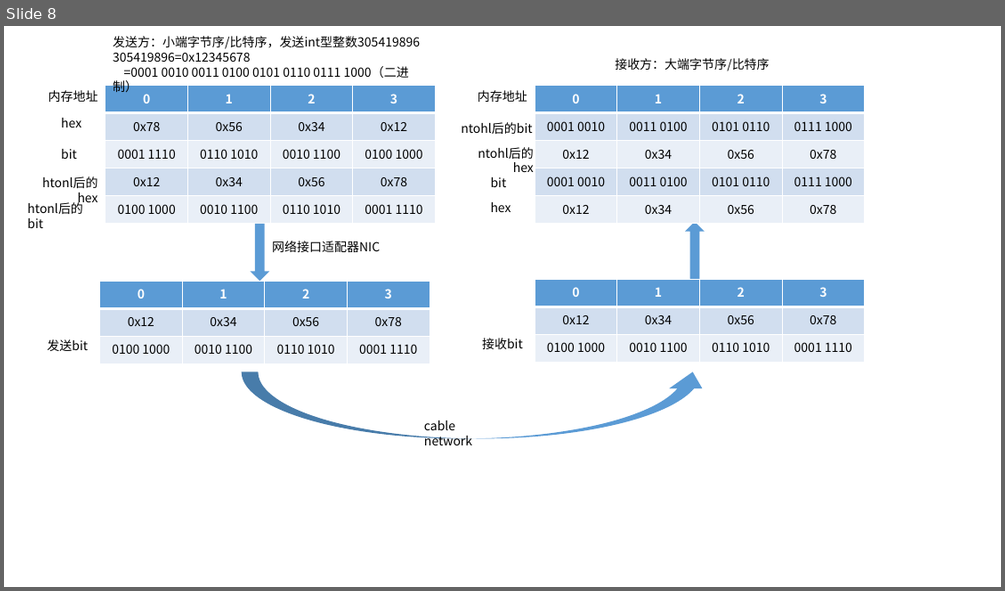
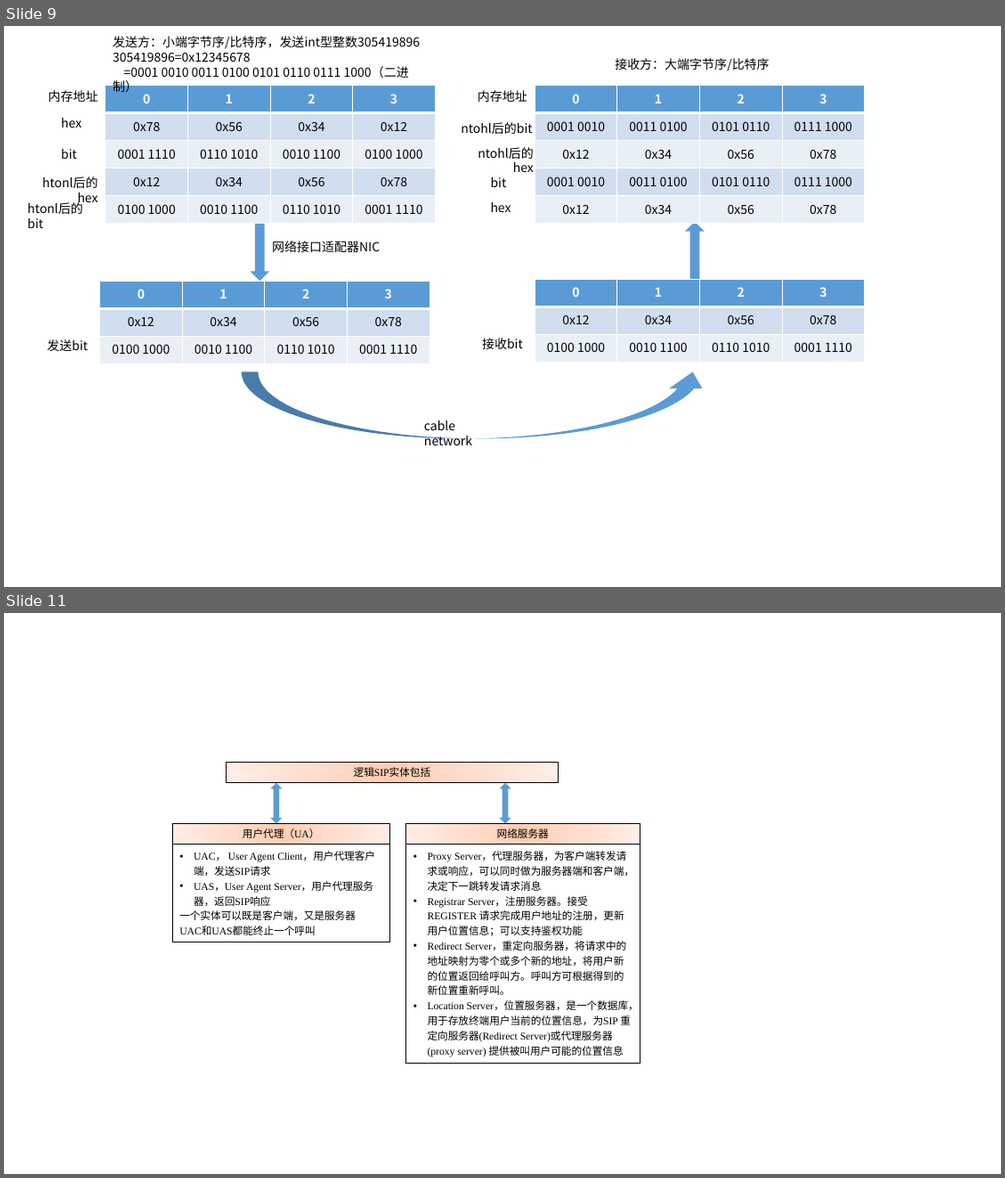
Before and after one commit to mythsaber/Learning-Notes, a slide deck: 音视频编解码.pptx. Shown one above the other, each under a label of ours: slide 8 before the commit, slides 9 and 11 after it; the slides between them are not shown. The pictures are 1005x591 and 1005x1178 pixels, drawn with LibreOffice and Linux fonts; fonts in the diff are those of the drawing. Boxes give left, top, right and bottom in pixels: in the first picture for what was removed or moved away, otherwise in the second. Text is boxed around its words. In the diff, an @@ line names an element or a change of style, - is before the commit and + after.

```diff
--- a/音视频编解码.pptx
+++ b/音视频编解码.pptx
@@ slide 11 added at bbox=[4, 613, 1001, 1174], background #FFFFFF @@
@@ rectangle added at bbox=[226, 763, 558, 783], fill gradient #FFCEB3 to #FFDFCF to #FFEFE7, outline #000000 0.75 pt, 10 pt, text #000000 @@
+逻辑SIP实体包括
@@ up down arrow added at bbox=[270, 783, 283, 824], fill #5B9BD5 @@
@@ up down arrow added at bbox=[499, 783, 511, 824], fill #5B9BD5 @@
@@ rectangle added at bbox=[172, 824, 390, 844], fill gradient #FFCEB3 to #FFDFCF to #FFEFE7, outline #000000 0.75 pt, 10 pt, text #000000 @@
+用户代理（UA）
@@ rectangle added at bbox=[406, 824, 639, 844], fill gradient #FFCEB3 to #FFDFCF to #FFEFE7, outline #000000 0.75 pt, 10 pt, text #000000 @@
+网络服务器
@@ rectangle added at bbox=[172, 844, 390, 942], outline #000000 0.75 pt, 10 pt, text #000000 @@
+• UAC， User Agent Client，用户代理客户端，发送SIP请求
+• UAS，User Agent Server，用户代理服务器，返回SIP响应
+一个实体可以既是客户端，又是服务器
+UAC和UAS都能终止一个呼叫
@@ rectangle added at bbox=[406, 844, 639, 1063], outline #000000 0.75 pt, 10 pt, text #000000 @@
+• Proxy Server，代理服务器，为客户端转发请求或响应，可以同时做为服务器端和客户端，决定下一跳转发请求消息
+• Registrar Server，注册服务器。接受REGISTER 请求完成用户地址的注册，更新用户位置信息；可以支持鉴权功能
+• Redirect Server，重定向服务器，将请求中的地址映射为零个或多个新的地址，将用户新的位置返回给呼叫方。呼叫方可根据得到的新位置重新呼叫。
+• Location Server，位置服务器，是一个数据库，用于存放终端用户当前的位置信息，为SIP 重定向服务器(Redirect Server)或代理服务器(proxy server) 提供被叫用户可能的位置信息
@@ what was slide 8 is now slide 9 @@
```
Also in this commit, not shown: 2 slides changed, 8 other slides added, 5 other files.
